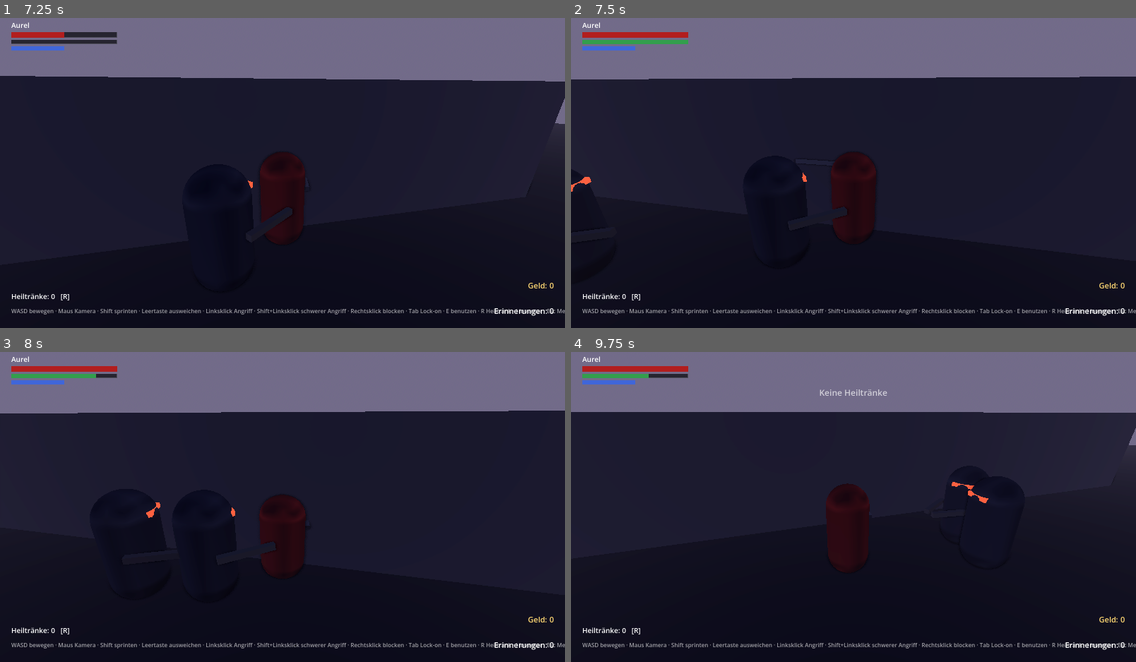
Above: before the commit, frames 1-4 (two rows, left to right).
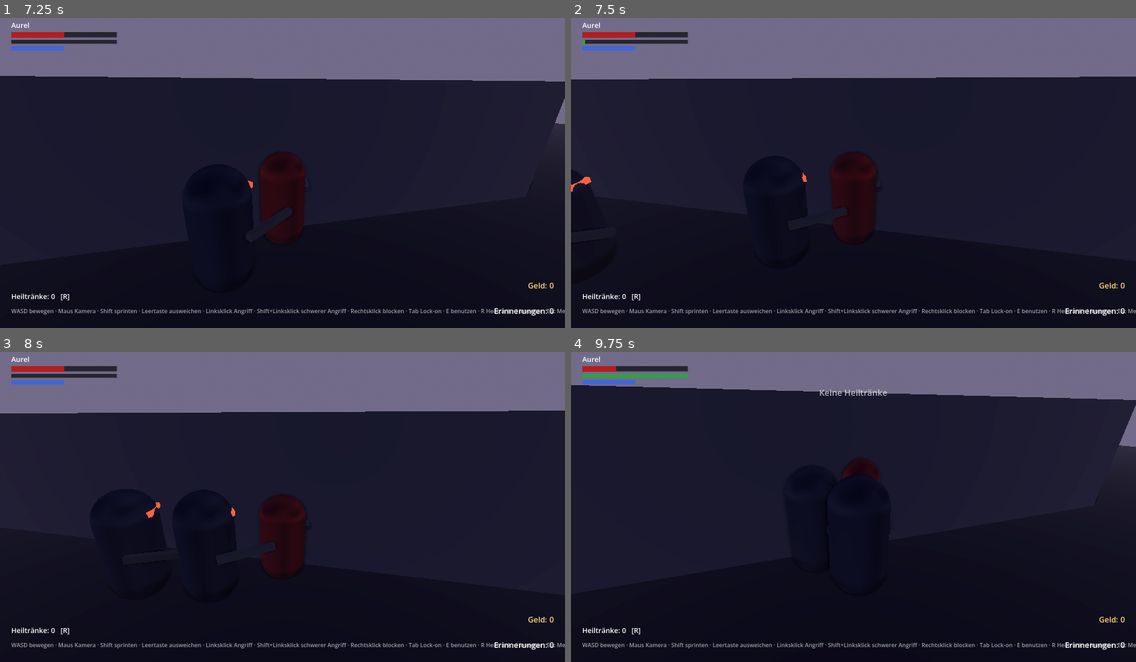
Above: after the commit, the same moments.

Repository: Aurelvonwatzdorf/nr1
Game: Godot game, scene res://tests/smoke_test.tscn
The game is run twice, just before and just after one commit, with the same random seed, the same clock (stepped at 60 frames per second) and the same inputs. This scene is started directly instead of the project's main scene.
Inputs (mouse positions are in pixels of both pictures, inside the frame that each line leads up to):
- Up to frame 1 (7.25 s): move the mouse to (310, 166) at 0.52 s; hold W (move_forward) 0.53-5.78 s; tap Space (dodge) at 0.6, 1.55, 2, 2.3, 2.85, 3.8, 4.55, 5.3, 6.05, 6.6 s; tap Enter at 1.25 s; move the mouse to (254, 169) at 1.27 s; click (254, 169) at 1.35 s; move the mouse to (293, 163) at 2.02 s; hold Right mouse button (block) 2.03-2.78 s; move the mouse to (276, 173) at 2.77 s; move the mouse to (322, 173) at 3.52 s; tap R (heal) at 3.6 s; move the mouse to (237, 166) at 4.27 s; tap E (interact) at 4.35 s; move the mouse to (288, 169) at 5.02 s; tap Middle mouse button (lock_on) at 5.1 s; move the mouse to (259, 163) at 5.77 s; hold D (move_right) 5.78-6.53 s; tap Shift (sprint) at 5.85 s; move the mouse to (310, 166) at 6.52 s; hold W (move_forward) from 6.53 s (still down)
- Up to frame 2 (7.5 s): keep holding W (move_forward); move the mouse to (825, 169) at 7.27 s; click (825, 169) at 7.35 s
- Up to frame 3 (8 s): keep holding W (move_forward); tap Space (dodge) at 7.55 s
- Up to frame 4 (9.75 s): move the mouse to (864, 497) at 8.02 s; hold Right mouse button (block) 8.03-8.78 s; tap Space (dodge) at 8.3, 8.85 s; move the mouse to (847, 507) at 8.77 s; release W (move_forward) at 8.78 s; hold A (move_left) 8.78-9.53 s; move the mouse to (893, 507) at 9.52 s; hold W (move_forward) from 9.53 s (still down); tap R (heal) at 9.6 s

Frame 1 is identical in both runs. In frame 2, 0.4% of the frame differs, in the area x 2-21%, y 4-9%; in frame 3, 0.4%; in frame 4, 8.6%, in the area x 0-100%, y 4-71%.

Commit message:
Dodge in the pressed direction even if it comes slightly after the dodge key
The dodge now accepts a direction during the first 0.15 s, so pressing
Space and then D rolls right instead of stepping back.

Co-Authored-By: Claude Opus 5.5 <noreply@anthropic.com>
Claude-Session: https://claude.ai/code/session_01RjnwZ2TtYogGPE8DCJukRJ

Diff:
--- a/game/scripts/player/states/dodge_state.gd
+++ b/game/scripts/player/states/dodge_state.gd
@@ -1,21 +1,26 @@
 class_name PlayerDodgeState
 extends PlayerState
 ## Ausweichrolle. Kurz unverwundbar (I-Frames), danach verwundbar bis zum Ende.
-## Ohne Richtungseingabe gibt es einen Rückwärtsschritt.
+## Die Rolle geht in die Richtung der gedrückten Taste (WASD, relativ zur Kamera).
+## Wird die Richtung kurz nach der Leertaste gedrückt, zählt sie trotzdem noch
+## (Kulanzzeit). Ganz ohne Richtung gibt es einen Rückwärtsschritt.
+
+## So lange nach Rollbeginn darf man die Richtung noch angeben (Sekunden).
+const DIRECTION_GRACE_TIME := 0.15
 
 var _direction: Vector3 = Vector3.ZERO
 var _time: float = 0.0
+## true, sobald eine Richtung gewählt wurde.
+var _direction_chosen: bool = false
 
 
 func enter(_msg: Dictionary = {}) -> void:
 	var data := player.character_data
 	player.stamina.consume(data.dodge_stamina_cost)
 	_time = 0.0
-	_direction = player.get_move_direction().normalized()
-	if _direction == Vector3.ZERO:
-		_direction = -player.get_facing_direction()
-	else:
-		player.snap_towards(_direction)
+	_direction_chosen = false
+	_direction = -player.get_facing_direction()
+	_try_choose_direction()
 	player.animator.play(&"dodge", data.dodge_duration)
 
 
@@ -27,6 +32,8 @@
 	var data := player.character_data
 	_time += delta
 	player.apply_gravity(delta)
+	if not _direction_chosen and _time <= DIRECTION_GRACE_TIME:
+		_try_choose_direction()
 
 	# Schnell starten, gegen Ende auslaufen lassen.
 	var progress := clampf(_time / data.dodge_duration, 0.0, 1.0)
@@ -40,6 +47,16 @@
 		return_to_locomotion()
 
 
+## Übernimmt die gedrückte Richtung, falls es eine gibt.
+func _try_choose_direction() -> void:
+	var input_direction := player.get_move_direction()
+	if input_direction == Vector3.ZERO:
+		return
+	_direction = input_direction.normalized()
+	_direction_chosen = true
+	player.snap_towards(_direction)
+
+
 func _set_invulnerable(value: bool) -> void:
 	if player.hurtbox.invulnerable != value:
 		player.hurtbox.invulnerable = value
--- a/game/tests/smoke_test.gd
+++ b/game/tests/smoke_test.gd
@@ -78,6 +78,23 @@
 	var low := player.stamina.current
 	await _frames(120)
 	_check(player.stamina.current > low, "Ausdauer regeneriert sich")
+
+	# Ausweichen nach rechts: Richtung kurz NACH der Leertaste gedrückt
+	await _frames(60)
+	player.stamina.refill()
+	player.rotation = Vector3.ZERO
+	var dodge_start := player.global_position
+	await get_tree().physics_frame
+	Input.action_press(&"dodge")
+	await _frames(3)
+	Input.action_press(&"move_right")
+	await _frames(2)
+	Input.action_release(&"dodge")
+	await _frames(20)
+	Input.action_release(&"move_right")
+	var moved := player.global_position - dodge_start
+	_check(moved.x > 1.0 and absf(moved.z) < 0.5, "D kurz nach Leertaste: Rolle nach rechts (x %.1f, z %.1f)" % [moved.x, moved.z])
+	await _frames(30)
 
 	# Blocken und Parieren (Treffer kommt von vorne)
 	player.health.revive()
